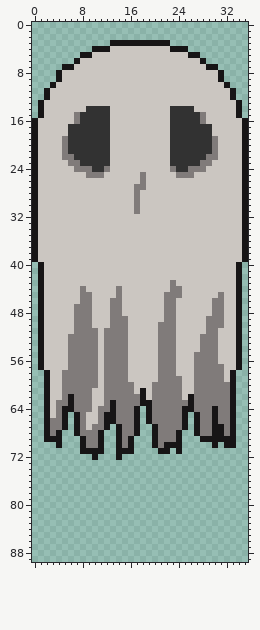
Pixel-art file: src/assets/entities/enemies/ghost/aseprite/ghost2.aseprite. The first picture shows the starting point.
36x90 pixels, 1 frame.
Once edited:
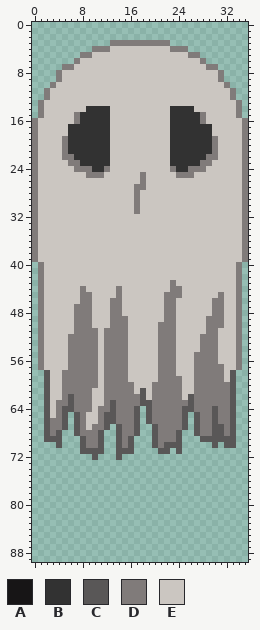
Palette (. is transparent): A #171516  B #323232  C #595757  D #807b7a  E #cbc6c1
The edit:
The author changed colour A to colour C in rows 58 to 60 at x 2 and 33; in row 61 at x 2, 18 and 33; in row 62 at x 2, 6, 18, 26 and 33; in row 63 at x 2, 6, 13, 18 to 19, 26 and 33; in row 64 at x 2, 5 to 6, 13, 17, 19, 25 to 26, 30 and 33; in rows 65 to 66 at x 2, 5, 7, 12 to 13, 17, 19, 25, 27, 30 and 33.
The author changed colour A to colour C in row 67 at x 2, 5, 7, 12, 14, 17, 20, 25, 27, 30 to 31 and 33; in row 68 at x 2, 4, 7, 11, 14, 17, 20, 24, 27, 30 to 31 and 33; in row 69 at x 2 to 4, 8, 11, 14, 16, 20, 24 and 28 to 33; in row 70 at x 4, 8, 11, 14, 16, 20, 22 to 24, 30 and 32 to 33; in row 71 at x 8 to 11, 14 to 16, 21 to 22 and 24; in row 72 at x 10 and 14.
The author changed colour A to colour D in row 3 at x 13 to 22; in row 4 at x 10 to 12 and 23 to 25; in row 5 at x 8 to 9 and 26 to 27; in row 6 at x 7 and 28; in row 7 at x 5 to 6 and 29 to 30; in rows 8 to 9 at x 4 and 31.
The author changed colour A to colour D in row 10 at x 3 and 32; in rows 11 to 12 at x 2 and 33; in rows 13 to 15 at x 1 and 34; in rows 16 to 39 at x 0 and 35; in rows 40 to 57 at x 1 and 34.
Changed places in both pictures, as pixel boxes (x1, y1, x2, y2):
changed: (32, 40, 248, 460)
